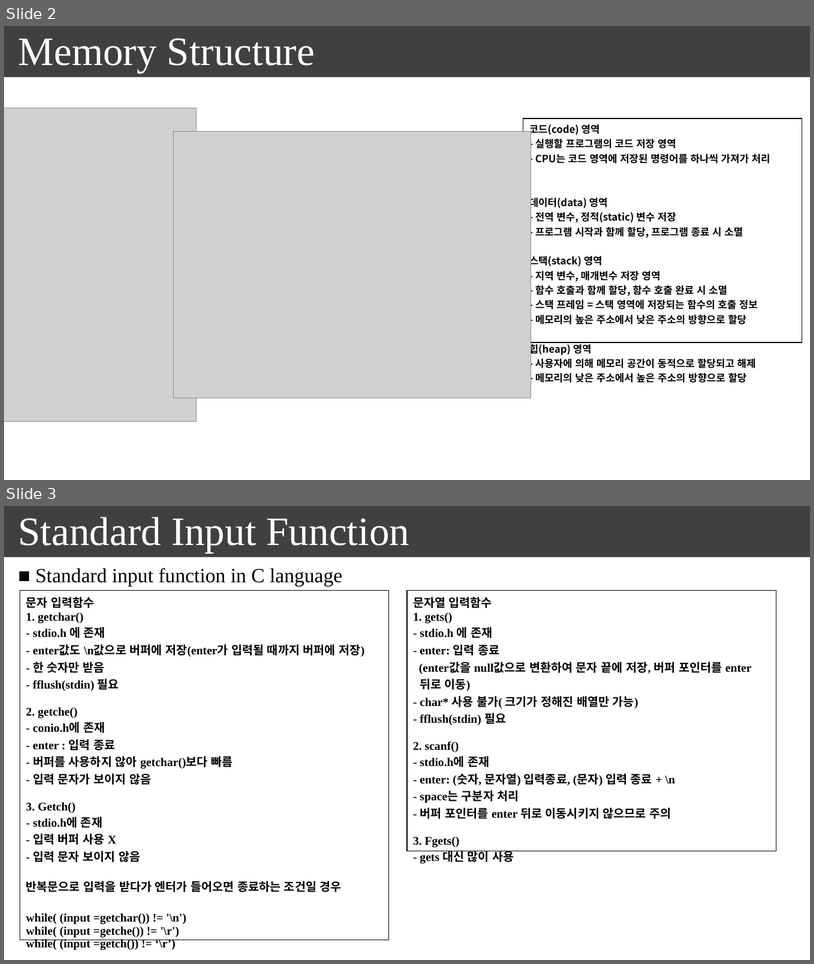
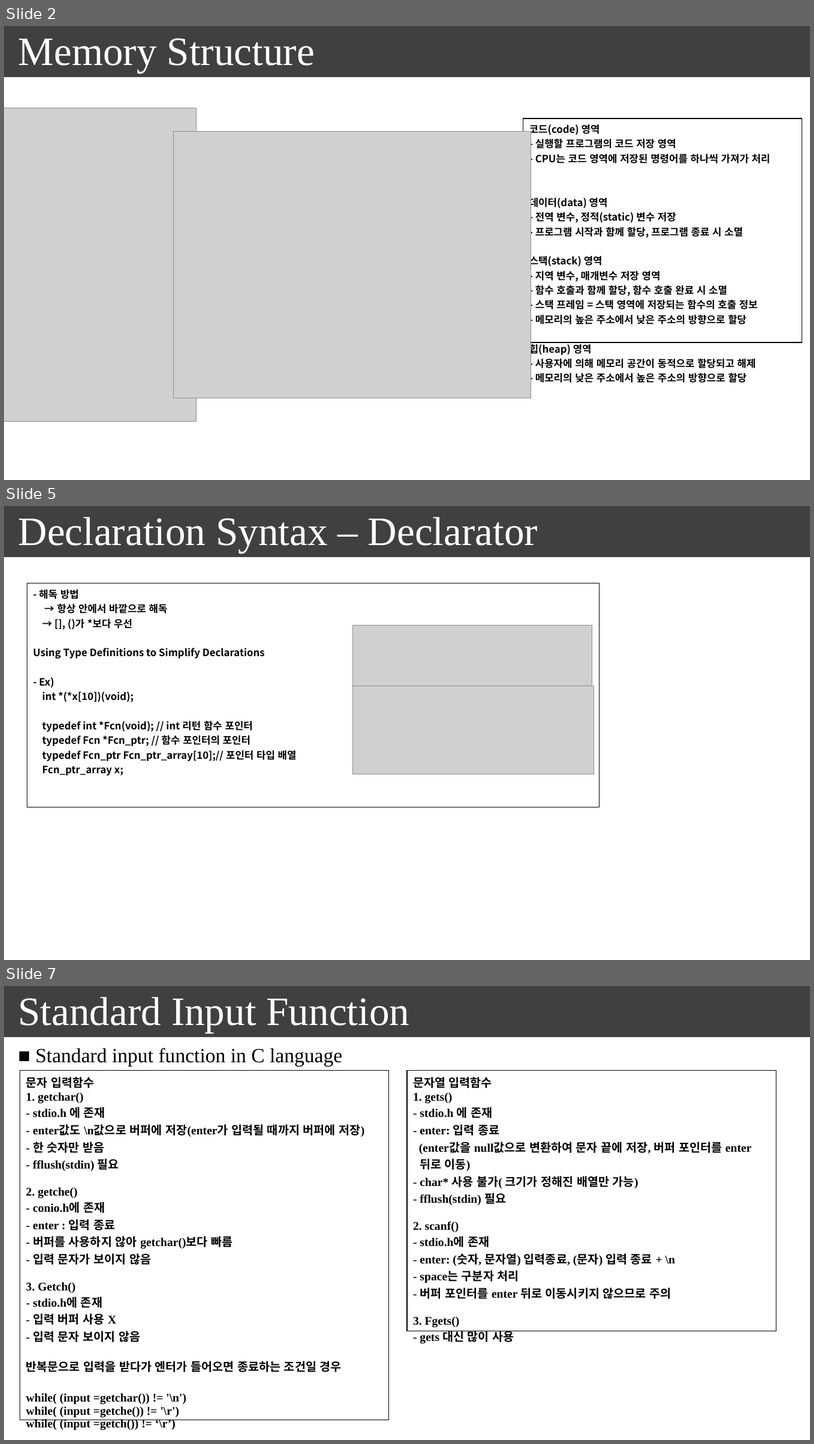
Before and after one commit to seonghokim/Study, a slide deck: everything in c.pptx. Shown one above the other, each under a label of ours: slides 2 and 3 before the commit, slides 2, 5 and 7 after it; the slides between them are not shown. The pictures are 814x964 and 814x1444 pixels, drawn with LibreOffice and Linux fonts; fonts in the diff are those of the drawing; grey boxes stand for pictures. Boxes give left, top, right and bottom in pixels: in the first picture for what was removed or moved away, otherwise in the second. Text is boxed around its words. In the diff, an @@ line names an element or a change of style, - is before the commit and + after.

```diff
--- a/everything in c.pptx
+++ b/everything in c.pptx
@@ slide 5 added at bbox=[4, 506, 810, 960], background #FFFFFF; not listed: 1 template element that a slide beside it also shows @@
@@ text added at bbox=[18, 517, 538, 553], 48 pt, text #FFFFFF @@
+Declaration Syntax – Declarator
@@ table added at bbox=[27, 583, 600, 807], 1 rows, 1 columns @@
+- 해독 방법 / → 항상 안에서 바깥으로 해독 / → [], ()가 *보다 우선 / Using Type Definitions to Simplify Declarations / - Ex) / int *(*x[10])(void); / typedef int *Fcn(void); // int 리턴 함수 포인터 / typedef Fcn *Fcn_ptr; // 함수 포인터의 포인터 / typedef Fcn_ptr Fcn_ptr_array[10];// 포인터 타입 배열 / Fcn_ptr_array x;
@@ picture added at bbox=[353, 625, 593, 698] @@
@@ picture added at bbox=[353, 685, 594, 774] @@
@@ what was slide 3 is now slide 7 @@
```
Also in this commit, not shown: 1 slide changed, 3 other slides added.
